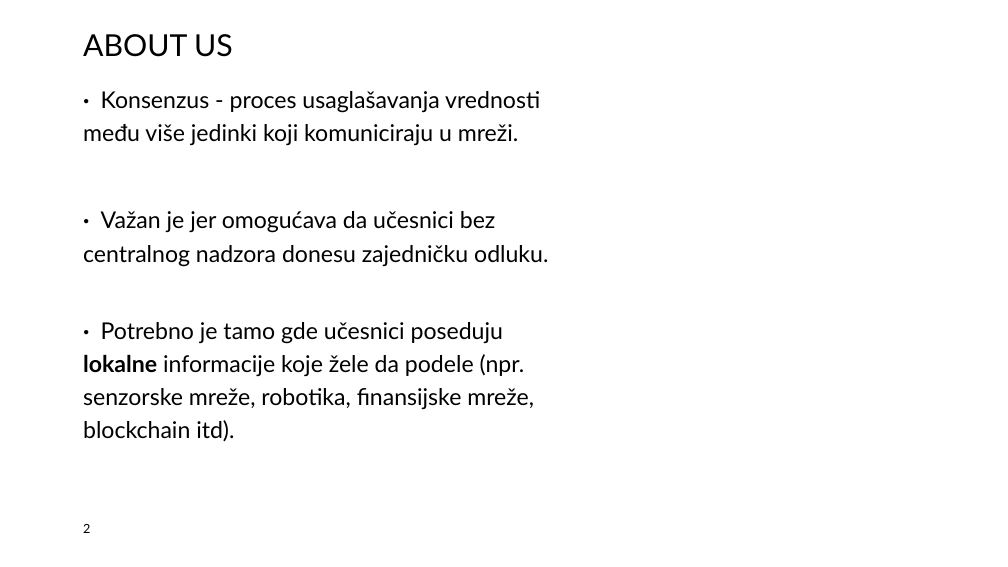
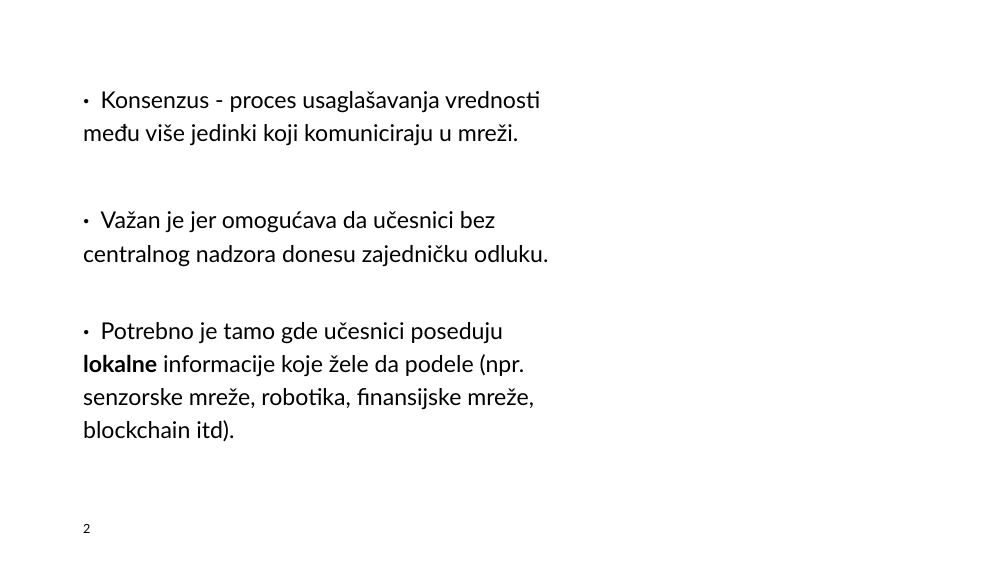
Before and after one commit to blizanac76/consensus-project, a slide deck: slide 2 of Projekat iz primenjenih teorija igara.pptx. Drawn at 1008x567 pixels with LibreOffice and Linux fonts; fonts in the diff are those of the drawing; background and template pictures are left out. Boxes give left, top, right and bottom in pixels: in the first picture for what was removed or moved away, otherwise in the second. Text is boxed around its words. In the diff, an @@ line names an element or a change of style, - is before the commit and + after.

```diff
--- a/Projekat iz primenjenih teorija igara.pptx
+++ b/Projekat iz primenjenih teorija igara.pptx
@@ title removed at [83, 34, 233, 57] @@
-ABOUT US
```
Also in this commit, not shown: 3 other slides changed, 6 slides added, 6 slides removed, 15 other files.
